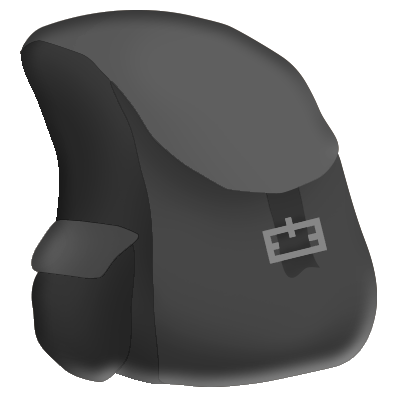
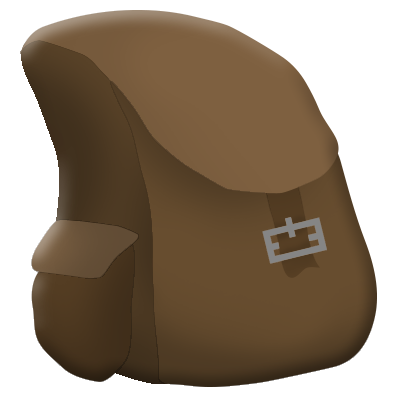
Layered file, before and after one edit (398×397). Changes by layer:
hid "Gradient Map 2" over [20, 10, 377, 387]
